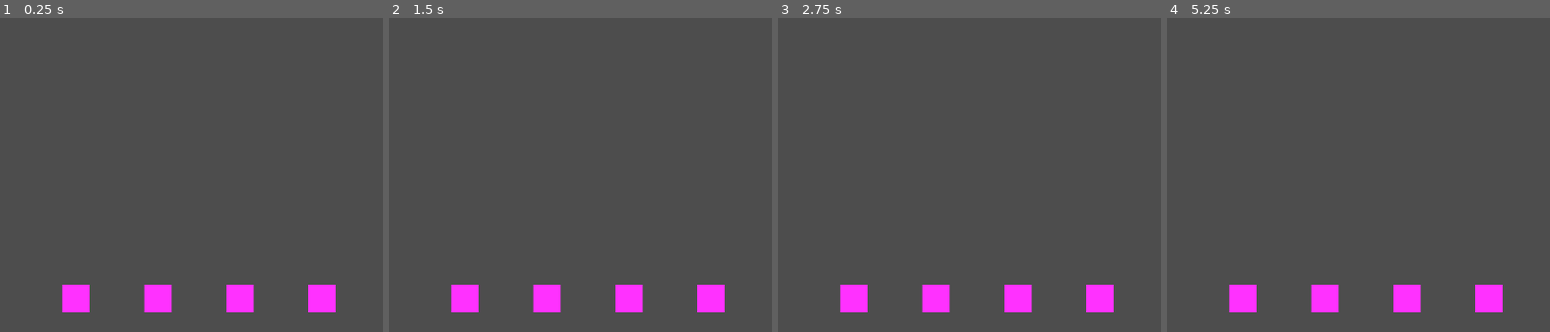
Above: before the commit, frames 1-4 (left to right).
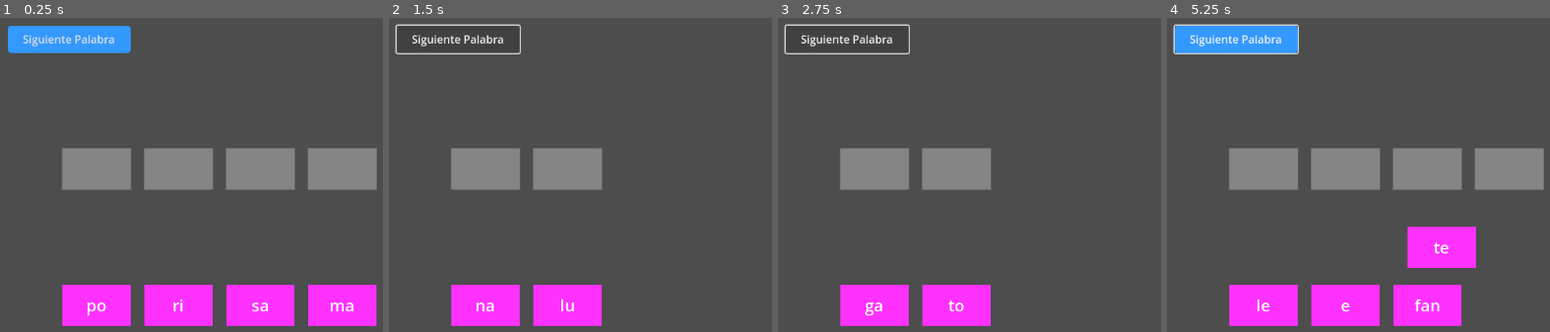
Above: after the commit, the same moments.

Repository: alvaro-francisco-gil/lectoemocion
Game: Godot game, scene res://GestorJuego.tscn
The game is run twice, just before and just after one commit, with the same random seed, the same clock (stepped at 60 frames per second) and the same inputs.
Inputs (mouse positions are in pixels of both pictures, inside the frame that each line leads up to):
- Up to frame 1 (0.25 s): no input
- Up to frame 2 (1.5 s): click (457, 39) at 0.5 s, where only the run after the commit has a clickable "Siguiente Palabra"; click (457, 39) at 1.25 s, where only the run after the commit has a clickable "Siguiente Palabra"
- Up to frame 3 (2.75 s): click (846, 39) at 2 s, where only the run after the commit has a clickable "Siguiente Palabra"
- Up to frame 4 (5.25 s): tap Enter at 2.75, 4.25 s; move the mouse to (outside the picture) at 2.77 s; click (outside the picture) at 2.92 s; tap Space at 3.5, 5 s; drag from (1396, 256) to (1228, 149) at 3.52 s; move the mouse to (outside the picture) at 4.27 s; click (outside the picture) at 4.42 s; drag from (1515, 322) to (1312, 149) at 5.02 s

The runs differ from the first frame. In frame 1, 20% of the frame differs, in the area x 2-99%, y 2-99%; in frame 2, 10%; in frame 3, 10%; in frame 4, 21%, in the area x 1-99%, y 1-99%.

Commit message:
funciona pero las tarjetas no se quedan pegadas

Diff:
--- a/GestorJuego.gd
+++ b/GestorJuego.gd
@@ -6,23 +6,59 @@
 @onready var nodo_huecos = $Huecos
 @onready var nodo_tarjetas = $Tarjetas
 
+# Diccionario de palabras y sus sílabas
+var palabras = {
+	"elefante": ["e", "le", "fan", "te"],
+	"mariposa": ["ma", "ri", "po", "sa"],
+	"sol": ["sol"],
+	"luna": ["lu", "na"],
+	"gato": ["ga", "to"],
+	"perro": ["pe", "rro"],
+	"casa": ["ca", "sa"],
+	"árbol": ["ár", "bol"]
+}
+
+var palabra_actual = ""
+var tarjeta_actual = null  # Para rastrear la tarjeta que se está arrastrando
+var tarjetas_colocadas = 0  # Contador de tarjetas colocadas correctamente
+
 func _ready():
-	# Aquí defines la palabra en sílabas para la partida inicial
-	crear_partida(['e', 'le', 'fan', 'te'])
+	print("GestorJuego iniciado")
+	# Selecciona una palabra aleatoria para empezar
+	seleccionar_palabra_aleatoria()
+
+func seleccionar_palabra_aleatoria():
+	var palabras_disponibles = palabras.keys()
+	palabra_actual = palabras_disponibles[randi() % palabras_disponibles.size()]
+	print("Palabra seleccionada: ", palabra_actual)
+	crear_partida(palabras[palabra_actual])
+
+func siguiente_palabra():
+	var palabras_disponibles = palabras.keys()
+	var indice_actual = palabras_disponibles.find(palabra_actual)
+	var siguiente_indice = (indice_actual + 1) % palabras_disponibles.size()
+	palabra_actual = palabras_disponibles[siguiente_indice]
+	print("Nueva palabra seleccionada: ", palabra_actual)
+	crear_partida(palabras[palabra_actual])
 
 func crear_partida(silabas: Array):
+	print("Creando partida con sílabas: ", silabas)
 	# Limpia los huecos y tarjetas anteriores
 	for c in nodo_huecos.get_children():
 		c.queue_free()
 	for c in nodo_tarjetas.get_children():
 		c.queue_free()
 
+	tarjetas_colocadas = 0  # Reiniciar contador
+
 	# Crea los huecos en orden
 	for i in range(silabas.size()):
 		var hueco = escena_hueco.instantiate()
 		hueco.hueco_id = i
 		hueco.position = Vector2(100 + i * 120, 200)  # Ajusta posición según tu diseño
+		hueco.connect("tarjeta_colocada", Callable(self, "_on_tarjeta_colocada"))
 		nodo_huecos.add_child(hueco)
+		print("Hueco creado en posición: ", hueco.position)
 
 	# Crea las tarjetas y las desordena
 	var silabas_desordenadas = silabas.duplicate()
@@ -35,3 +71,59 @@
 		tarjeta.silaba_texto = silabas_desordenadas[i]
 		tarjeta.position = Vector2(100 + i * 120, 400)  # Ajusta posición según tu diseño
 		nodo_tarjetas.add_child(tarjeta)
+		print("Tarjeta creada: ", silabas_desordenadas[i], " con ID: ", idx)
+
+func _on_tarjeta_colocada(hueco_id: int, tarjeta_id: int):
+	if hueco_id == tarjeta_id:
+		tarjetas_colocadas += 1
+		print("Tarjeta colocada correctamente. Total: ", tarjetas_colocadas)
+
+		# Verificar si todas las tarjetas están colocadas
+		if tarjetas_colocadas == palabras[palabra_actual].size():
+			print("¡Palabra completada!")
+			# Esperar un momento antes de pasar a la siguiente palabra
+			await get_tree().create_timer(1.0).timeout
+			siguiente_palabra()
+
+# Función para añadir nuevas palabras al diccionario
+func añadir_palabra(palabra: String, silabas: Array):
+	palabras[palabra] = silabas
+
+# Función para comprobar si una tarjeta está en el hueco correcto
+func comprobar_encaje(tarjeta):
+	print("Comprobando encaje de tarjeta: ", tarjeta.silaba_texto, " con ID: ", tarjeta.silaba_id)
+	var tarjeta_pos = tarjeta.global_position
+	var encajada = false
+	var hueco_mas_cercano = null
+	var distancia_minima = 50.0  # Reducimos la distancia para hacer más preciso el encaje
+
+	# Comprueba cada hueco
+	for hueco in nodo_huecos.get_children():
+		var distancia = tarjeta_pos.distance_to(hueco.global_position)
+		print("Distancia a hueco ", hueco.hueco_id, ": ", distancia)
+		if distancia < distancia_minima:
+			distancia_minima = distancia
+			hueco_mas_cercano = hueco
+
+	# Si encontramos un hueco cercano
+	if hueco_mas_cercano:
+		print("Hueco más cercano encontrado: ", hueco_mas_cercano.hueco_id)
+		# Si el hueco está vacío o tiene la misma tarjeta
+		if hueco_mas_cercano.tarjeta_actual == null or hueco_mas_cercano.tarjeta_actual == tarjeta:
+			# Si el ID de la tarjeta coincide con el ID del hueco
+			if tarjeta.silaba_id == hueco_mas_cercano.hueco_id:
+				print("¡Encaje correcto!")
+				hueco_mas_cercano.aceptar_tarjeta(tarjeta)
+				encajada = true
+			else:
+				print("Encaje incorrecto - IDs no coinciden")
+				# Mostrar error si la tarjeta no coincide
+				hueco_mas_cercano.mostrar_error()
+				tarjeta.position = tarjeta.start_position
+	else:
+		print("No se encontró hueco cercano")
+
+	# Si la tarjeta no encajó en ningún hueco, vuelve a su posición inicial
+	if not encajada:
+		print("Tarjeta no encajada, volviendo a posición inicial")
+		tarjeta.position = tarjeta.start_position
--- a/GestorJuego.tscn
+++ b/GestorJuego.tscn
@@ -1,8 +1,15 @@
-[gd_scene load_steps=4 format=3 uid="uid://blllmhqdk87n1"]
+[gd_scene load_steps=5 format=3 uid="uid://blllmhqdk87n1"]
 
 [ext_resource type="Script" uid="uid://vnc4xfexvj2o" path="res://GestorJuego.gd" id="1_rwmyg"]
 [ext_resource type="PackedScene" uid="uid://cf6sd6prhectb" path="res://TarjetaSilaba.tscn" id="2_rwmyg"]
 [ext_resource type="PackedScene" uid="uid://cgsd3irsuws0" path="res://HuecoSilaba.tscn" id="3_vuorj"]
+
+[sub_resource type="StyleBoxFlat" id="StyleBoxFlat_1"]
+bg_color = Color(0.2, 0.6, 1, 1)
+corner_radius_top_left = 5
+corner_radius_top_right = 5
+corner_radius_bottom_right = 5
+corner_radius_bottom_left = 5
 
 [node name="GestorJuego" type="Node2D"]
 script = ExtResource("1_rwmyg")
@@ -12,3 +19,13 @@
 [node name="Huecos" type="Node2D" parent="."]
 
 [node name="Tarjetas" type="Node2D" parent="."]
+
+[node name="SiguientePalabra" type="Button" parent="."]
+offset_left = 20.0
+offset_top = 20.0
+offset_right = 200.0
+offset_bottom = 60.0
+theme_override_styles/normal = SubResource("StyleBoxFlat_1")
+text = "Siguiente Palabra"
+
+[connection signal="pressed" from="SiguientePalabra" to="." method="siguiente_palabra"]
--- a/HuecoSilaba.gd
+++ b/HuecoSilaba.gd
@@ -1,9 +1,48 @@
 extends Node2D
+
+signal tarjeta_colocada(hueco_id, tarjeta_id)
 
 @export var hueco_id: int = 0  # El identificador que debe coincidir con la tarjeta
 var tarjeta_actual = null  # Referencia a la tarjeta que está en este hueco
 
+func _ready():
+	# Añadir un borde al hueco
+	var border = ColorRect.new()
+	border.size = Vector2(102, 62)  # Ligeramente más grande que el hueco
+	border.position = Vector2(-1, -1)
+	border.color = Color(0.5, 0.5, 0.5, 0.5)
+	add_child(border)
+	move_child(border, 0)  # Mover al fondo
+
+	# Configurar el Area2D para detectar tarjetas
+	$Area2D.monitoring = true
+	$Area2D.monitorable = true
+
+	# Ajustar el tamaño del CollisionShape2D para que coincida con el hueco
+	var collision = $Area2D/CollisionShape2D
+	if collision:
+		collision.shape.size = Vector2(100, 60)  # Mismo tamaño que el ColorRect
+
 func aceptar_tarjeta(tarjeta):
+	if tarjeta_actual != null:
+		tarjeta_actual.position = tarjeta_actual.start_position
 	tarjeta_actual = tarjeta
-	tarjeta.position = position  # Centra la tarjeta en el hueco
-	# Puedes añadir animación o sonido aquí
+	# Asegurarse de que la tarjeta se mueva al hueco
+	tarjeta.global_position = global_position
+	# Cambiar el color del borde para indicar que está ocupado
+	$ColorRect.color = Color(0.7, 0.9, 0.7, 0.3)  # Verde claro
+	# Emitir señal de tarjeta colocada
+	emit_signal("tarjeta_colocada", hueco_id, tarjeta.silaba_id)
+
+func liberar_tarjeta():
+	if tarjeta_actual != null:
+		tarjeta_actual.position = tarjeta_actual.start_position
+	tarjeta_actual = null
+	# Restaurar el color original
+	$ColorRect.color = Color(0.8, 0.8, 0.8, 0.3)  # Gris original
+
+func mostrar_error():
+	# Parpadear en rojo para indicar error
+	var tween = create_tween()
+	tween.tween_property($ColorRect, "color", Color(1, 0.3, 0.3, 0.3), 0.2)
+	tween.tween_property($ColorRect, "color", Color(0.8, 0.8, 0.8, 0.3), 0.2)
--- a/HuecoSilaba.tscn
+++ b/HuecoSilaba.tscn
@@ -3,18 +3,18 @@
 [ext_resource type="Script" uid="uid://c8nrw4v0hr3tx" path="res://HuecoSilaba.gd" id="1_wwrfw"]
 
 [sub_resource type="RectangleShape2D" id="RectangleShape2D_ajenk"]
-size = Vector2(35, 20)
+size = Vector2(100, 60)
 
 [node name="HuecoSilaba" type="Node2D"]
 script = ExtResource("1_wwrfw")
 
-[node name="Sprite2D" type="Sprite2D" parent="."]
+[node name="ColorRect" type="ColorRect" parent="."]
+offset_right = 100.0
+offset_bottom = 60.0
+color = Color(0.8, 0.8, 0.8, 0.3)
 
-[node name="Area2D" type="Area2D" parent="Sprite2D"]
+[node name="Area2D" type="Area2D" parent="."]
 
-[node name="CollisionShape2D" type="CollisionShape2D" parent="Sprite2D/Area2D"]
-position = Vector2(-0.999969, -3.05176e-05)
-scale = Vector2(10, 10)
+[node name="CollisionShape2D" type="CollisionShape2D" parent="Area2D"]
 shape = SubResource("RectangleShape2D_ajenk")
-one_way_collision_margin = 0.5
 debug_color = Color(0.805915, 0.819717, 0.737865, 0.42)
--- a/TarjetaBase.gd
+++ b/TarjetaBase.gd
@@ -9,17 +9,28 @@
 
 func _ready():
 	start_position = position
+	print("Tarjeta creada: ", silaba_texto, " en posición: ", position)
+	# Actualizar el texto de la etiqueta
+	if has_node("Label"):
+		$Label.text = silaba_texto
 
 func _input(event):
 	if event is InputEventMouseButton:
 		if event.button_index == MOUSE_BUTTON_LEFT:
 			if event.pressed and get_rect().has_point(to_local(event.position)):
+				print("Iniciando arrastre de tarjeta: ", silaba_texto)
 				dragging = true
 				offset = get_global_mouse_position() - global_position
 			elif dragging:
+				print("Soltando tarjeta: ", silaba_texto)
 				dragging = false
 				# Al soltar, avisamos al gestor para comprobar si está sobre un hueco
-				get_parent().comprobar_encaje(self)
+				var gestor = get_node("/root/GestorJuego")
+				if gestor:
+					print("Llamando a comprobar_encaje en GestorJuego")
+					gestor.comprobar_encaje(self)
+				else:
+					print("ERROR: No se encontró el nodo GestorJuego")
 				# Si no encajó, vuelve a su posición inicial
 				if not is_in_slot():
 					position = start_position
--- a/TarjetaSilaba.tscn
+++ b/TarjetaSilaba.tscn
@@ -6,11 +6,17 @@
 [node name="TarjetaBase" instance=ExtResource("1_3rs10")]
 script = ExtResource("2_o538n")
 
-[node name="Label" type="Label" parent="." index="1"]
-offset_right = 40.0
-offset_bottom = 23.0
+[node name="ColorRect" type="ColorRect" parent="." index="1"]
+offset_right = 100.0
+offset_bottom = 60.0
+color = Color(1, 0.192157, 1, 1)
 
-[node name="ColorRect" type="ColorRect" parent="." index="2"]
-offset_right = 40.0
-offset_bottom = 40.0
-color = Color(1, 0.192157, 1, 1)
+[node name="Label" type="Label" parent="." index="2"]
+offset_left = 5.0
+offset_top = 5.0
+offset_right = 95.0
+offset_bottom = 55.0
+theme_override_font_sizes/font_size = 24
+text = "Sílaba"
+horizontal_alignment = 1
+vertical_alignment = 1
